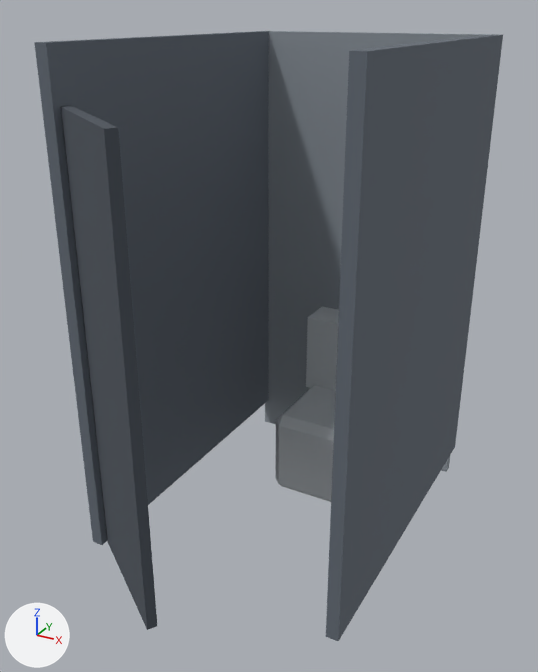
Two versions of the FBX model Assets/_Project/Art/Environment/LabKit/Meshes/Toilet_Stall.fbx, one commit apart.
Before and after are seen from a camera (50 mm lens) standing at (1.34, -2.65, 2.25) and looking at (-0.03, -0.18, 1.01). The lights are fixed; the arrows at lower left show +X, +Y and +Z. The picture after the commit comes second.

The first picture shows 'Toilet_Stall'.
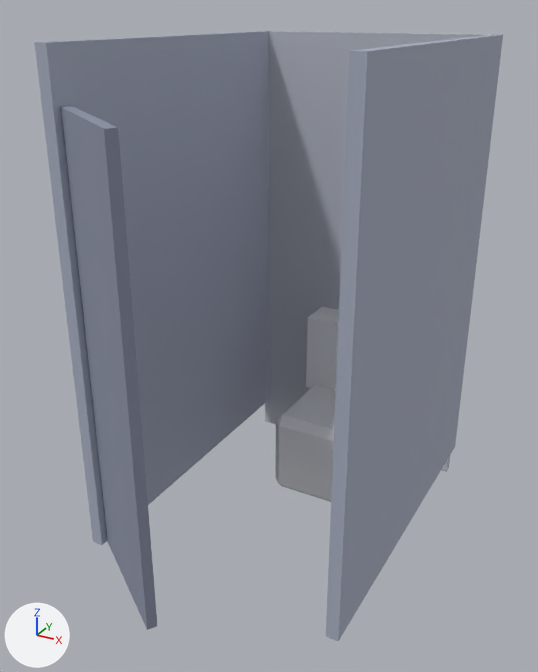
Pixel boxes [x1, y1, x2, y2] of what changed, in the pictures (538 x 672 px):
'Toilet_Stall', recoloured (lighter): [34, 31, 503, 641] in both

Diff of the bpy script that builds the scene:
```diff
--- a/Assets/_Project/Art/Environment/LabKit/Meshes/Toilet_Stall.fbx.py
+++ b/Assets/_Project/Art/Environment/LabKit/Meshes/Toilet_Stall.fbx.py
@@ mat_lab_walllight @@
 mat_lab_walllight = principled_material('Lab_WallLight')
-mat_lab_walllight.base_color = (0.127, 0.15, 0.181)  # grey #646c76
+mat_lab_walllight.base_color = (0.397, 0.429, 0.533)  # light grey #a9afc1
 mat_lab_walllight.roughness = 1.0
@@ mat_lab_tile @@
 mat_lab_tile = principled_material('Lab_Tile')
-mat_lab_tile.base_color = (0.27, 0.305, 0.342)  # grey #8e969e
+mat_lab_tile.base_color = (0.479, 0.503, 0.571)  # light grey #b8bcc7
 mat_lab_tile.roughness = 1.0
@@ mat_lab_wall @@
 mat_lab_wall = principled_material('Lab_Wall')
-mat_lab_wall.base_color = (0.0723, 0.0865, 0.107)  # greyish blue #4c535c
+mat_lab_wall.base_color = (0.258, 0.283, 0.376)  # grey #8b91a5
 mat_lab_wall.roughness = 1.0
```
